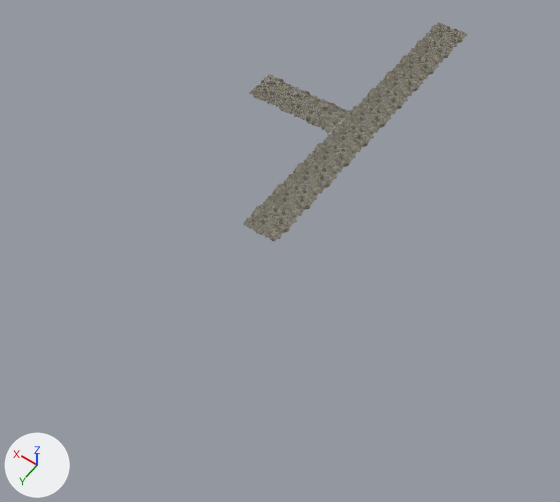
The FBX model Eldoria/Assets/Models/City/Models/Piso Pedra teste texture .fbx as it was, and as the next commit left it.
The view is the same before and after, from a 50 mm lens placed at (-46.4, 49.3, 92.2), pointed at (-0.6, -14.8, -8.5). Lighting does not change. The marker at lower left points along +X, +Y and +Z. Where no turn or scale is listed for an object, it has been applied to the vertices.

Objects in the first picture: 'copia piso .002', 'copia piso .003', 'copia piso .004', 'copia piso .005', 'copia piso .006', 'copia piso .007', 'copia piso .008', 'copia piso .009', 'copia piso .011', 'copia piso .012', 'copia piso .013', 'copia piso .014'.
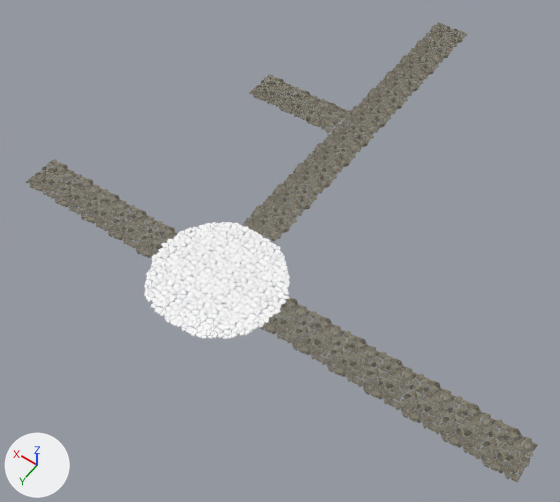
What differs and where, as boxes [x1, y1, x2, y2] in the pictures (560 x 502 px):
'copia piso .029', added
    after: [144, 222, 290, 339]
'copia piso .022', added
    after: [475, 420, 538, 482]
'copia piso .021', added
    after: [435, 396, 496, 457]
'copia piso .020', added
    after: [395, 374, 456, 432]
'copia piso .019', added
    after: [358, 352, 417, 408]
'copia piso .018', added
    after: [322, 331, 381, 384]
'copia piso .017', added
    after: [287, 311, 345, 362]
'copia piso .015', added
    after: [253, 292, 311, 341]
'copia piso .023', added
    after: [131, 221, 186, 264]
'copia piso .025', added
    after: [104, 205, 158, 246]
'copia piso .024', added
    after: [77, 189, 130, 229]
'copia piso .027', added
    after: [51, 174, 103, 213]
'copia piso .026', added
    after: [26, 159, 77, 197]

Diff of the bpy script that builds the scene:
```diff
--- a/Eldoria/Assets/Models/City/Models/Piso Pedra teste texture .fbx.py
+++ b/Eldoria/Assets/Models/City/Models/Piso Pedra teste texture .fbx.py
@@ mat_pedra_chao_center @@
+mat_pedra_chao_center = principled_material('Pedra Chao Center')
+mat_pedra_chao_center.base_color = (1.0, 1.0, 1.0)  # white #ffffff
@@ me_plane_034 @@
+me_plane_034.from_pydata(...)  # 6180 vertices, 3676 faces; spans x -10.7..9.7, y -9.9..10.7, z 0.0..0.1
+me_plane_034.materials.append(mat_pedra_chao_center)  # its picture is missing
@@ me_plane_047 @@
+me_plane_047.from_pydata(...)  # 714 vertices, 424 faces; spans x -3.66..2.45, y -3.02..3.94, z -0.04..0.07
+# faces by material slot: [303, 121]
+me_plane_047.materials.append(mat_pedra_chao)  # picture img_stone_png
+me_plane_047.materials.append(mat_pedra_chao_center)  # its picture is missing
@@ me_plane_054 @@
+me_plane_054.from_pydata(...)  # 714 vertices, 424 faces; spans x -3.66..2.45, y -3.02..3.94, z -0.04..0.07
+# faces by material slot: [293, 131]
+me_plane_054.materials.append(mat_pedra_chao)  # picture img_stone_png
+me_plane_054.materials.append(mat_pedra_chao_center)  # its picture is missing
@@ ob_copia_piso__029 @@
+ob_copia_piso__029 = bpy.data.objects.new('copia piso .029', me_plane_034)
+ob_copia_piso__029.location = (0.6, -0.6, 0.0)
@@ ob_copia_piso__024 @@
+ob_copia_piso__024 = bpy.data.objects.new('copia piso .024', me_plane_046.copy())  # the mesh of ob_copia_piso__014
+ob_copia_piso__024.location = (23.6, -0.6, 0.0)
@@ ob_copia_piso__018 @@
+ob_copia_piso__018 = bpy.data.objects.new('copia piso .018', me_plane_046.copy())  # the mesh of ob_copia_piso__014
+ob_copia_piso__018.location = (-22.4, -0.6, 0.0)
@@ ob_copia_piso__019 @@
+ob_copia_piso__019 = bpy.data.objects.new('copia piso .019', me_plane_046.copy())  # the mesh of ob_copia_piso__014
+ob_copia_piso__019.location = (-28.2, -0.6, 0.0)
@@ ob_copia_piso__027 @@
+ob_copia_piso__027 = bpy.data.objects.new('copia piso .027', me_plane_046.copy())  # the mesh of ob_copia_piso__014
+ob_copia_piso__027.location = (29.4, -0.6, 0.0)
@@ ob_copia_piso__026 @@
+ob_copia_piso__026 = bpy.data.objects.new('copia piso .026', me_plane_046.copy())  # the mesh of ob_copia_piso__014
+ob_copia_piso__026.location = (35.1, -0.6, 0.0)
@@ ob_copia_piso__022 @@
+ob_copia_piso__022 = bpy.data.objects.new('copia piso .022', me_plane_046.copy())  # the mesh of ob_copia_piso__014
+ob_copia_piso__022.location = (-45.5, -0.6, 0.0)
@@ ob_copia_piso__020 @@
+ob_copia_piso__020 = bpy.data.objects.new('copia piso .020', me_plane_046.copy())  # the mesh of ob_copia_piso__014
+ob_copia_piso__020.location = (-34.0, -0.6, 0.0)
@@ ob_copia_piso__021 @@
+ob_copia_piso__021 = bpy.data.objects.new('copia piso .021', me_plane_046.copy())  # the mesh of ob_copia_piso__014
+ob_copia_piso__021.location = (-39.7, -0.6, 0.0)
@@ ob_copia_piso__015 @@
+ob_copia_piso__015 = bpy.data.objects.new('copia piso .015', me_plane_047)
+ob_copia_piso__015.location = (-10.9, -0.6, 0.0)
@@ ob_copia_piso__023 @@
+ob_copia_piso__023 = bpy.data.objects.new('copia piso .023', me_plane_054)
+ob_copia_piso__023.location = (12.1, -0.6, 0.0)
@@ ob_copia_piso__025 @@
+ob_copia_piso__025 = bpy.data.objects.new('copia piso .025', me_plane_046.copy())  # the mesh of ob_copia_piso__014
+ob_copia_piso__025.location = (17.8, -0.6, 0.0)
@@ ob_copia_piso__017 @@
+ob_copia_piso__017 = bpy.data.objects.new('copia piso .017', me_plane_046.copy())  # the mesh of ob_copia_piso__014
+ob_copia_piso__017.location = (-16.7, -0.6, 0.0)
```
